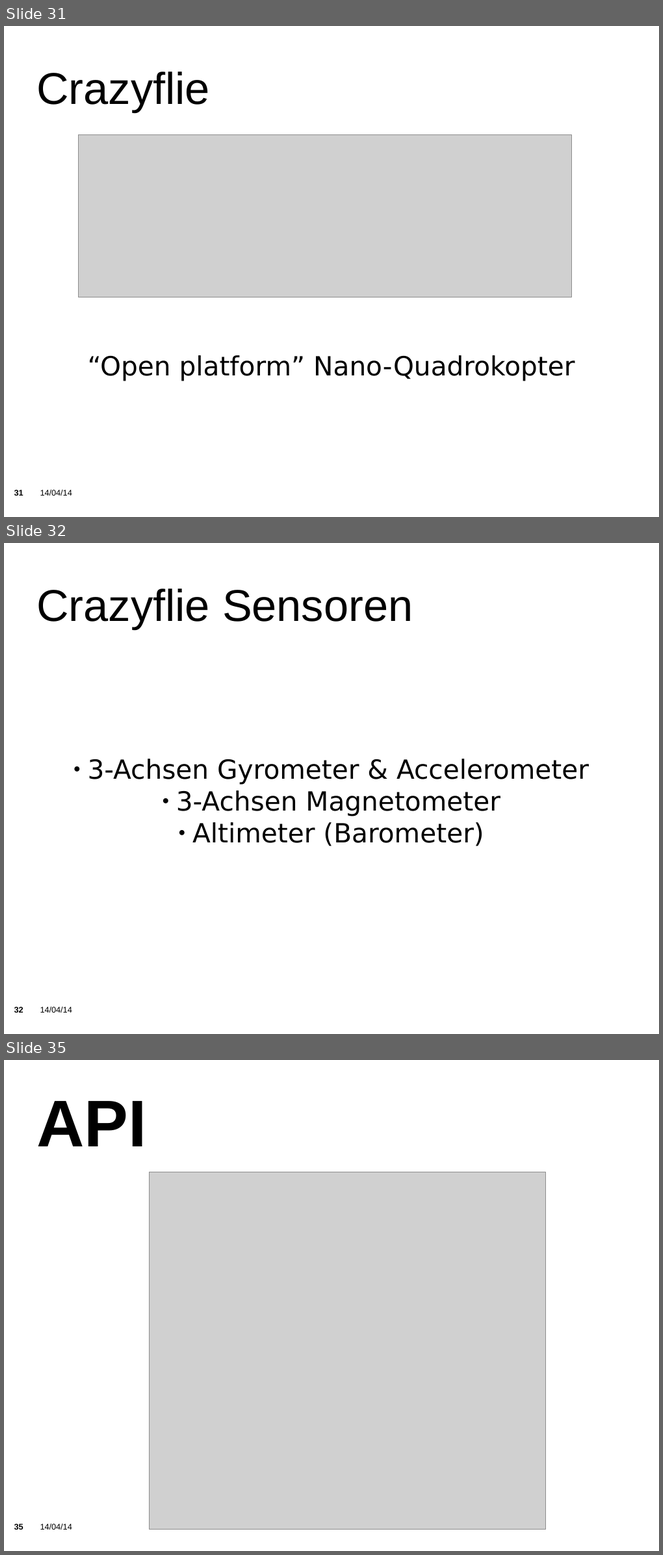
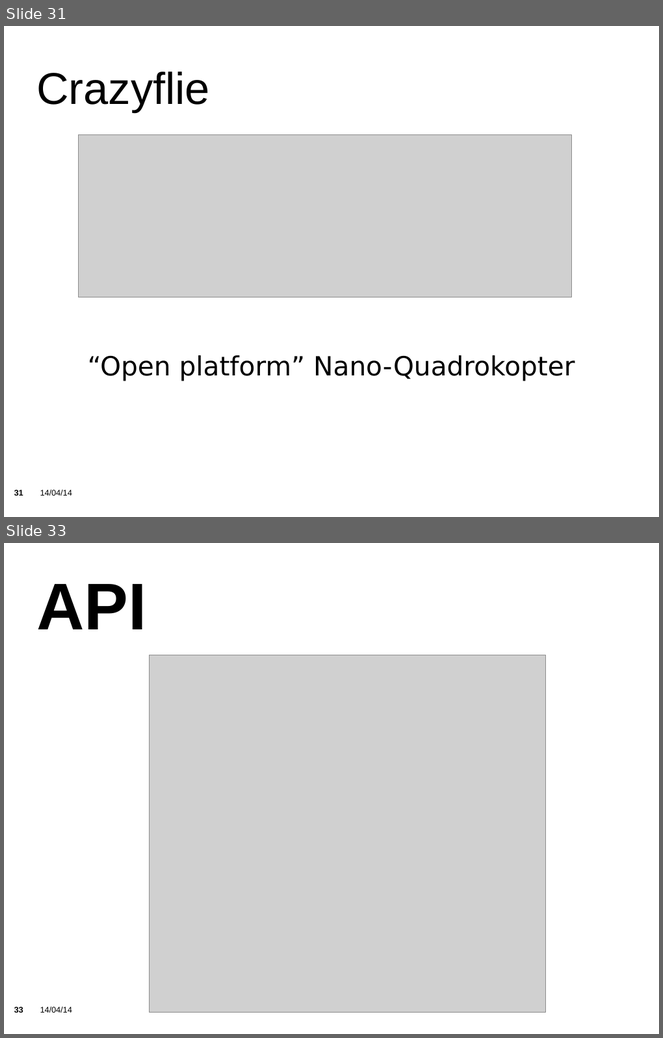
Before and after one commit to KITrokopter/Presentation, a slide deck: PresentationInTotal v0.1.odp. Shown one above the other, each under a label of ours: slides 31, 32 and 35 before the commit, slides 31 and 33 after it; the slides between them are not shown. The pictures are 663x1555 and 663x1038 pixels, drawn with LibreOffice and Linux fonts; fonts in the diff are those of the drawing; grey boxes stand for pictures; background and template pictures are left out. Boxes give left, top, right and bottom in pixels: in the first picture for what was removed or moved away, otherwise in the second. Text is boxed around its words. In the diff, an @@ line names an element or a change of style, - is before the commit and + after.

```diff
--- a/PresentationInTotal v0.1.odp
+++ b/PresentationInTotal v0.1.odp
@@ slide 32 removed at <box>4,543,659,1034</box>, background picture (left out); not listed: 2 template elements that a slide beside it also shows @@
@@ title removed at <box>36,589,413,630</box> @@
-Crazyflie Sensoren
@@ text removed at <box>88,759,589,847</box> @@
-● 3-Achsen Gyrometer & Accelerometer
-● 3-Achsen Magnetometer
-● Altimeter (Barometer)
@@ what was slide 35 is now slide 33 @@
@@ page number at <box>14,1007,24,1013</box>: text changed @@
-35
+33
```
Also in this commit, not shown: 5 slides changed, 1 other slide removed.
